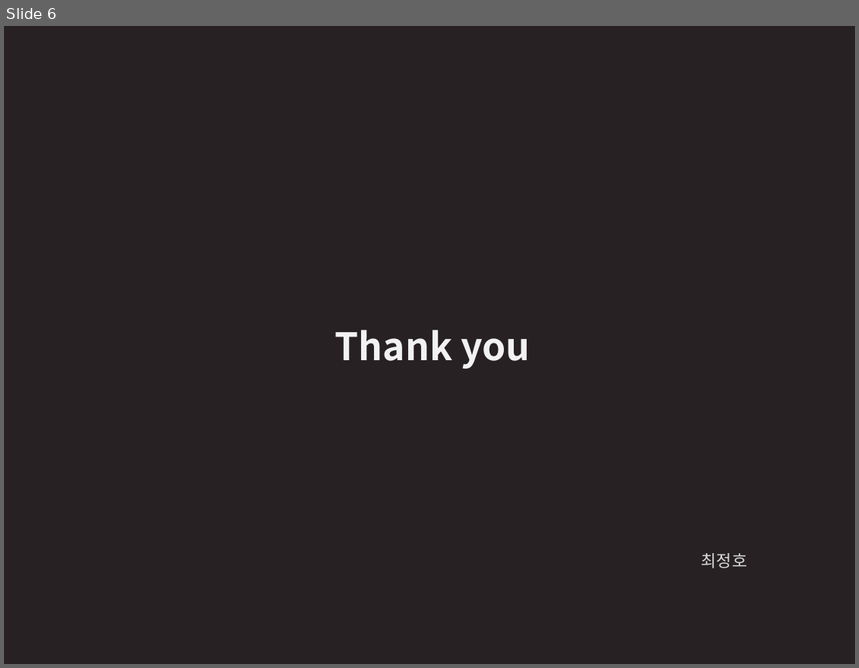
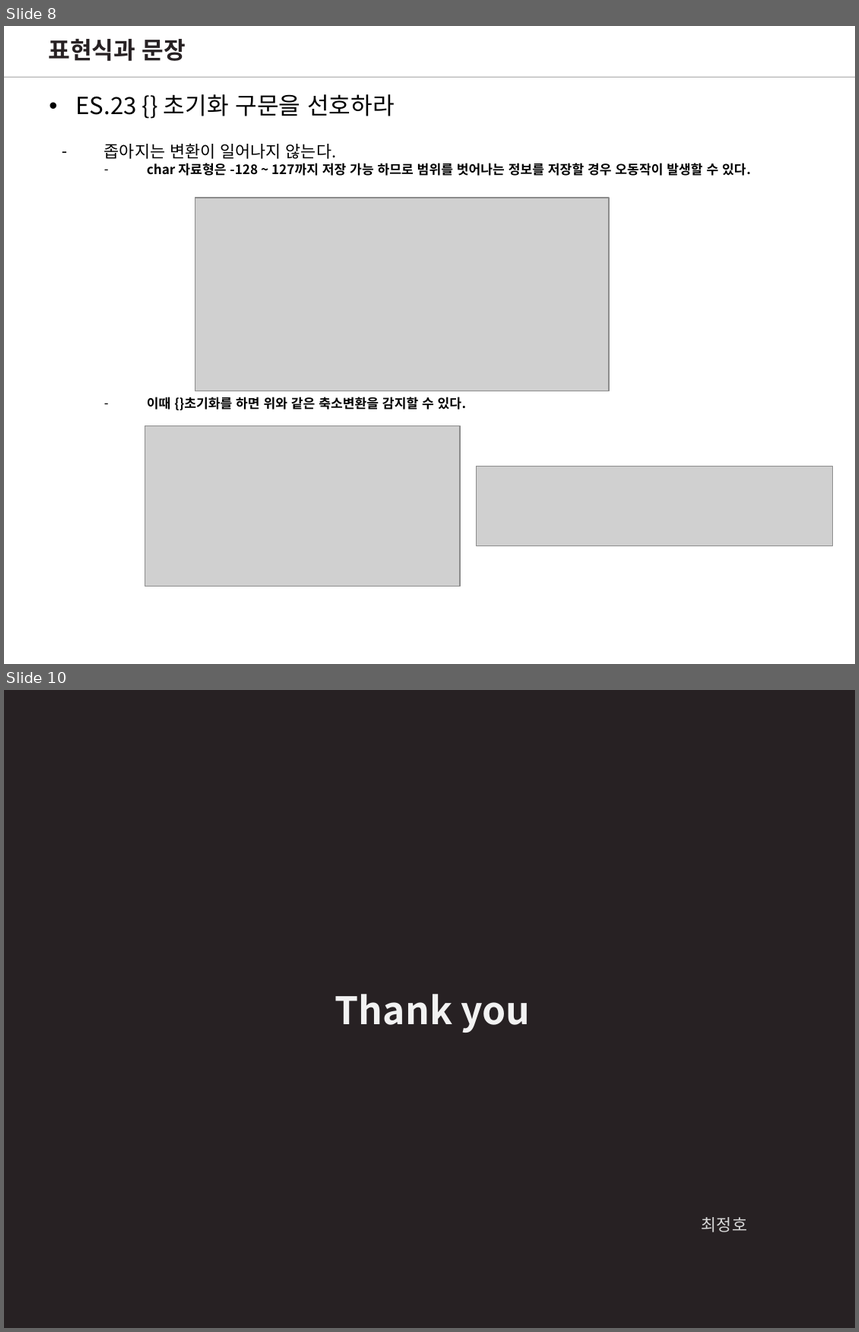
Before and after one commit to wjdgh2910a/CPP_Core_Guidelines_Study, a slide deck: CoreGuideLinesStudy_3.pptx. Shown one above the other, each under a label of ours: slide 6 before the commit, slides 8 and 10 after it; the slides between them are not shown. The pictures are 859x668 and 859x1332 pixels, drawn with LibreOffice and Linux fonts; fonts in the diff are those of the drawing; grey boxes stand for pictures. Boxes give left, top, right and bottom in pixels: in the first picture for what was removed or moved away, otherwise in the second. Text is boxed around its words. In the diff, an @@ line names an element or a change of style, - is before the commit and + after.

```diff
--- a/CoreGuideLinesStudy_3.pptx
+++ b/CoreGuideLinesStudy_3.pptx
@@ slide 8 added at bbox=[4, 26, 855, 664], background #FFFFFF @@
@@ text added at bbox=[49, 39, 186, 61], 20 pt, text #272123, bold @@
+표현식과 문장
@@ line added from (855, 77) to (4, 77), #A6A6A6 0.75 pt @@
@@ line added from (855, 77) to (4, 77), #A6A6A6 0.75 pt @@
@@ text added at bbox=[75, 94, 395, 116], 20 pt, text #000000 @@
+• ES.23 {} 초기화 구문을 선호하라
@@ text added at bbox=[104, 144, 751, 411], 11 pt, text #000000, bold @@
+– 좁아지는 변환이 일어나지 않는다.
+  – char 자료형은 -128 ~ 127까지 저장 가능 하므로 범위를 벗어나는 정보를 저장할 경우 오동작이 발생할 수 있다.
+  – 이때 {}초기화를 하면 위와 같은 축소변환을 감지할 수 있다.
@@ picture added at bbox=[195, 198, 608, 391] @@
@@ picture added at bbox=[145, 426, 460, 586] @@
@@ picture added at bbox=[477, 467, 833, 547] @@
@@ what was slide 6 is now slide 10 @@
```
Also in this commit, not shown: 3 other slides added.
